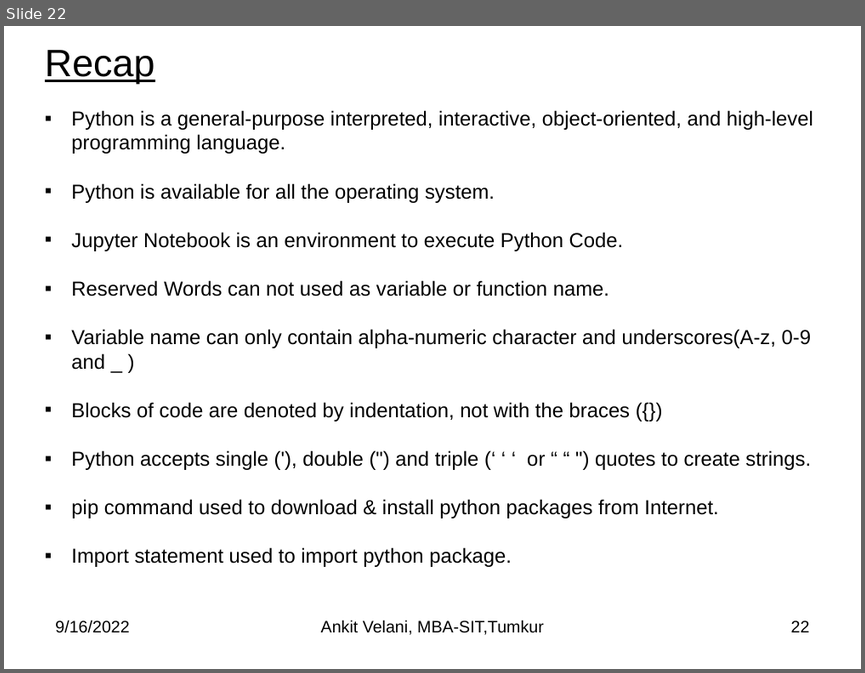
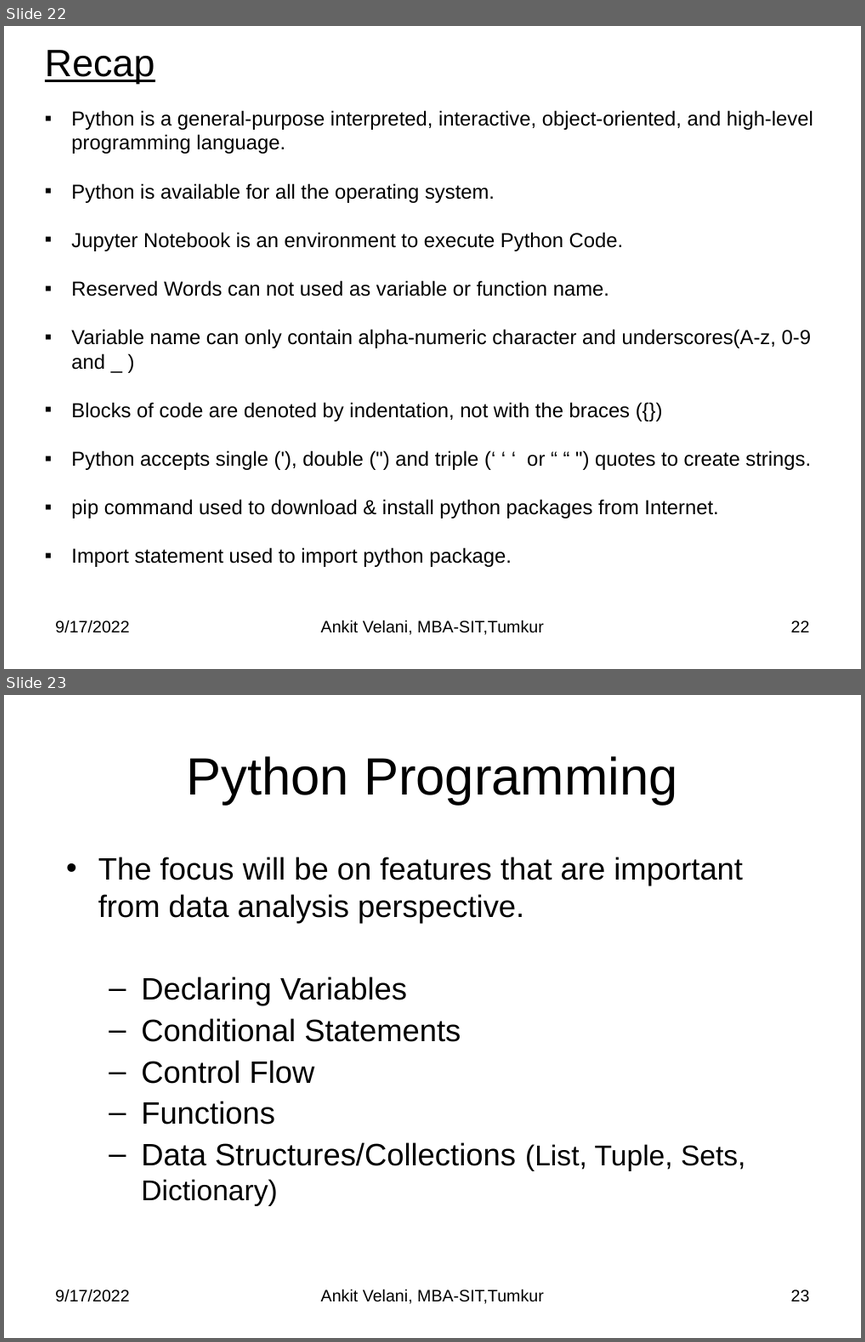
Before and after one commit to sitmbadept/sitmbadept.github.io, a slide deck: BDTM/Python/Unit-4-Python-Programming.pptx. Shown one above the other, each under a label of ours: slide 22 before the commit, slides 22 and 23 after it. The pictures are 865x673 and 865x1342 pixels, drawn with LibreOffice and Linux fonts; fonts in the diff are those of the drawing. Boxes give left, top, right and bottom in pixels: in the first picture for what was removed or moved away, otherwise in the second. Text is boxed around its words. In the diff, an @@ line names an element or a change of style, - is before the commit and + after.

```diff
--- a/BDTM/Python/Unit-4-Python-Programming.pptx
+++ b/BDTM/Python/Unit-4-Python-Programming.pptx
@@ slide 23 added at bbox=[4, 695, 861, 1338], background #FFFFFF @@
@@ title added at bbox=[186, 756, 678, 805], 44 pt, text #000000 @@
+Python Programming
@@ text added at bbox=[98, 857, 746, 1206], 26 pt, text #000000 @@
+• The focus will be on features that are important from data analysis perspective.
+  – Declaring Variables
+  – Conditional Statements
+  – Control Flow
+  – Functions
+  – Data Structures/Collections (List, Tuple, Sets, Dictionary)
@@ text added at bbox=[55, 1288, 129, 1302], 14 pt, text #000000 @@
+9/17/2022
@@ text added at bbox=[321, 1288, 544, 1304], 14 pt, text #000000 @@
+Ankit Velani, MBA-SIT,Tumkur
@@ page number added at bbox=[791, 1289, 810, 1302], 14 pt, text #000000 @@
+23
@@ slide 22 changed as well @@
@@ text at bbox=[55, 619, 129, 633]: text changed @@
-9/16/2022
+9/17/2022
```
Also in this commit, not shown: 20 other slides changed, 41 other slides added.
